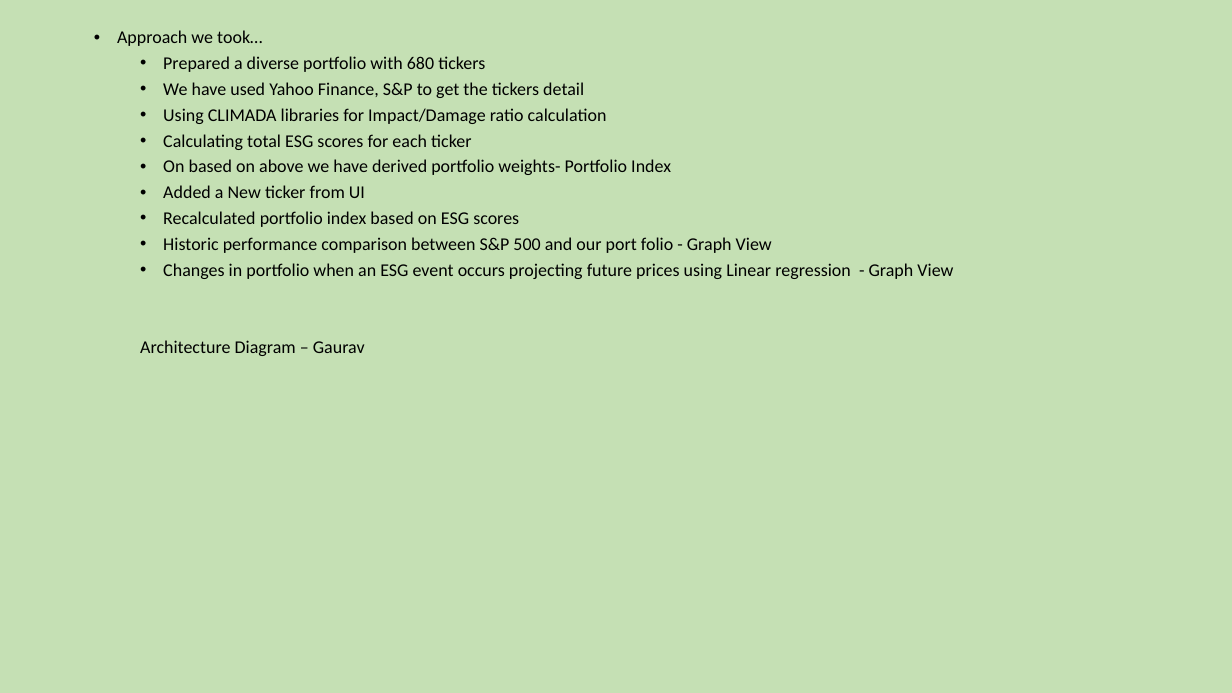
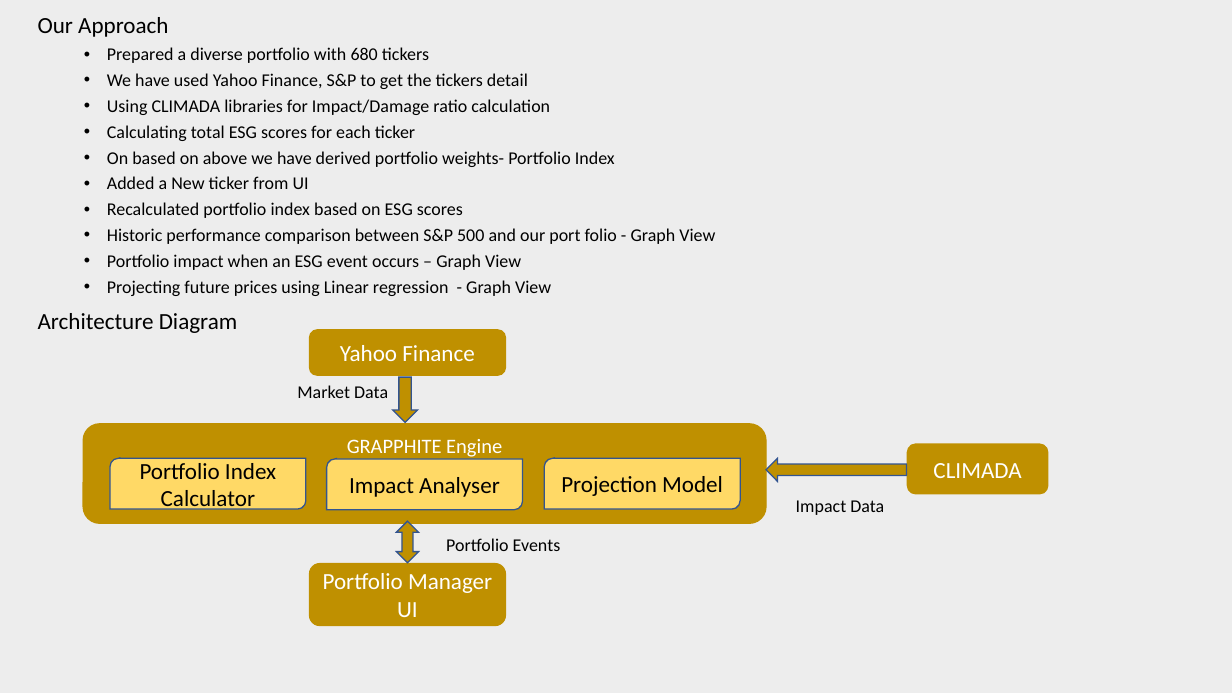
Before and after one commit to ab115/GRAPPH, a slide deck: slide 4 of EsgPrez.pptx (slide 3 before the commit). Drawn at 1232x693 pixels with LibreOffice and Linux fonts; fonts in the diff are those of the drawing. Boxes give left, top, right and bottom in pixels: in the first picture for what was removed or moved away, otherwise in the second. Text is boxed around its words. In the diff, an @@ line names an element or a change of style, - is before the commit and + after.

```diff
--- a/EsgPrez.pptx
+++ b/EsgPrez.pptx
@@ background #C5E0B4 to #EDEDED @@
@@ text "Our Approach": place and size @@
-text "Our Approach" at [117, 30, 953, 356]
+text "Our Approach" at [38, 17, 715, 333]
@@ text at [38, 17, 168, 37]: text changed; size 14 to 18 pt @@
-• Approach we took…
+Our Approach
@@ text at [38, 254, 551, 333]: text changed @@
-  • Changes in portfolio when an ESG event occurs projecting future prices using Linear regression - Graph View
-  Architecture Diagram – Gaurav
+  • Portfolio impact when an ESG event occurs – Graph View
+  • Projecting future prices using Linear regression - Graph View
+Architecture Diagram
@@ rounded rectangle added at [310, 330, 506, 375], fill #BF9000, outline #BF9000 1 pt, 18 pt, text #FFFFFF @@
+Yahoo Finance
@@ text added at [297, 385, 388, 398], 14 pt, text #000000 @@
+Market Data
@@ down arrow added at [393, 377, 418, 422], fill #BF9000, outline #325491 1 pt @@
@@ rounded rectangle added at [83, 424, 766, 524], fill #BF9000, outline #BF9000 1 pt, 16 pt, text #FFFFFF @@
+GRAPPHITE Engine
@@ rounded rectangle added at [908, 445, 1048, 494], fill #BF9000, outline #BF9000 1 pt, 18 pt, text #FFFFFF @@
+CLIMADA
@@ round diag rect added at [110, 458, 306, 509], fill #FFD966, outline #325491 1 pt, 18 pt, text #000000 @@
+Portfolio Index Calculator
@@ round diag rect added at [327, 459, 523, 510], fill #FFD966, outline #325491 1 pt, 18 pt, text #000000 @@
+Impact Analyser
@@ round diag rect added at [544, 458, 740, 509], fill #FFD966, outline #325491 1 pt, 18 pt, text #000000 @@
+Projection Model
@@ left arrow added at [766, 458, 907, 482], fill #BF9000, outline #325491 1 pt @@
@@ text added at [796, 500, 884, 515], 14 pt, text #000000 @@
+Impact Data
@@ up down arrow added at [396, 521, 419, 563], fill #BF9000, outline #325491 1 pt @@
@@ text added at [446, 538, 561, 551], 14 pt, text #000000 @@
+Portfolio Events
@@ rounded rectangle added at [310, 564, 506, 626], fill #BF9000, outline #BF9000 1 pt, 18 pt, text #FFFFFF @@
+Portfolio Manager UI
```
Also in this commit, not shown: 2 other slides changed, 2 slides added, 3 slides removed.
